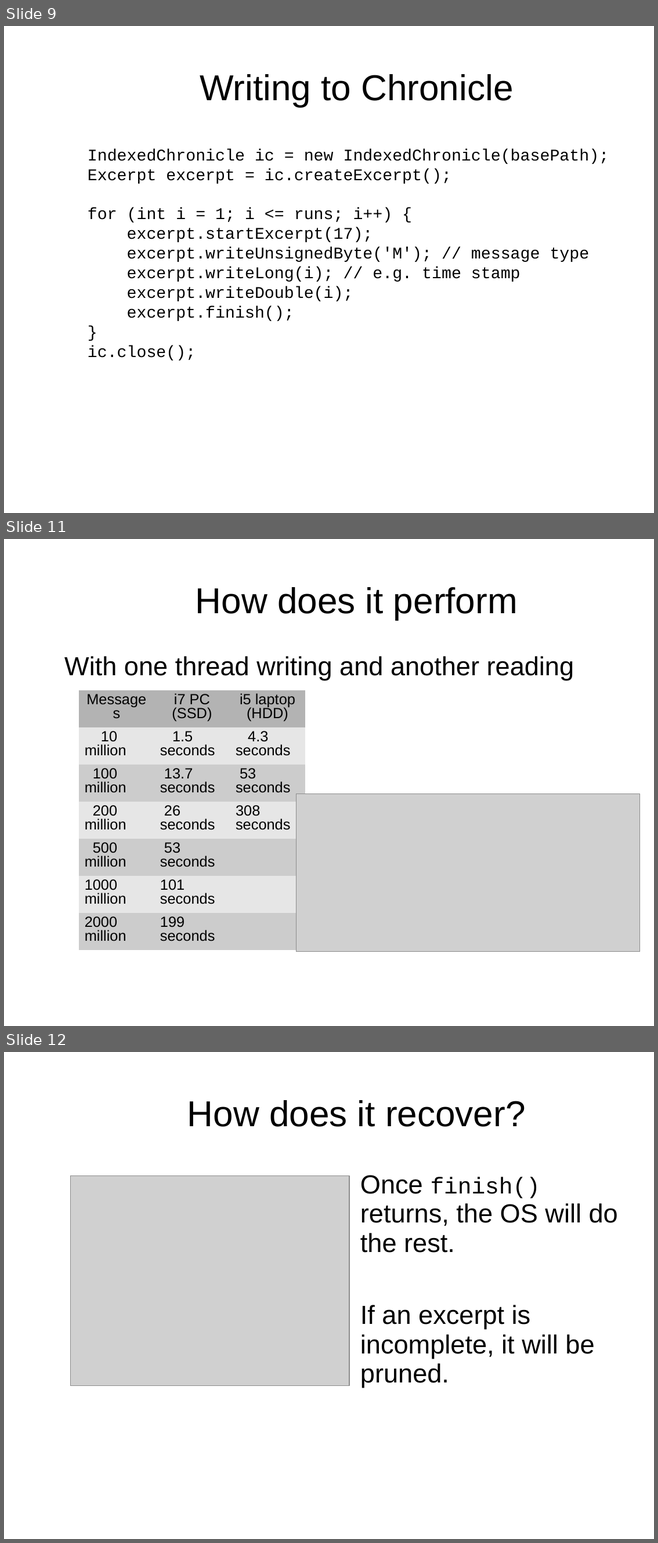
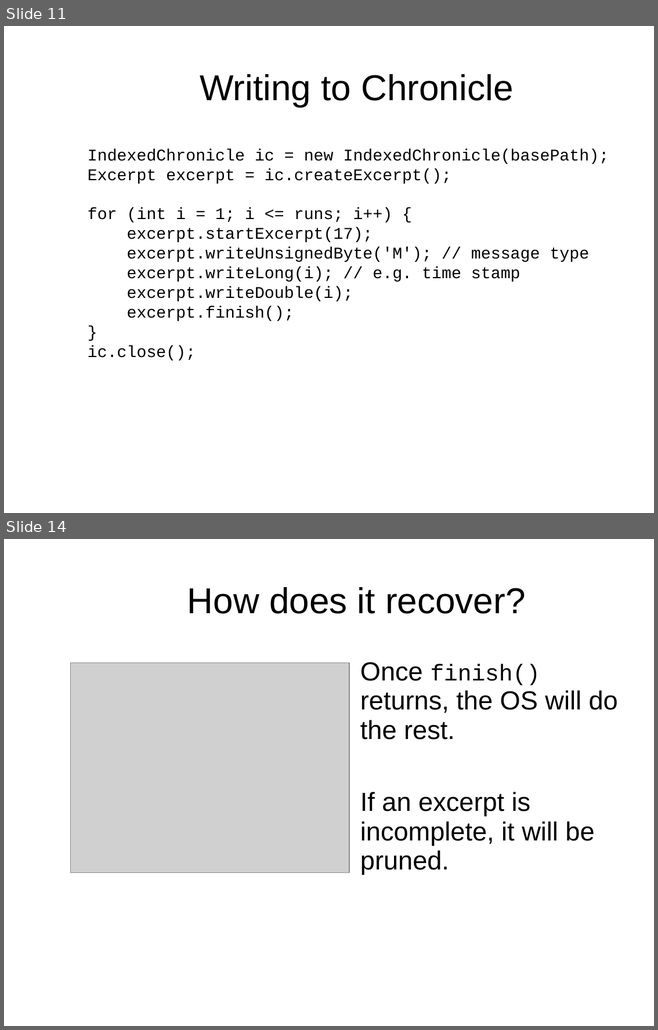
Before and after one commit to Vanilla-Java/Presentations, a slide deck: Introduction to Chronicle.ppt. Shown one above the other, each under a label of ours: slides 9, 11 and 12 before the commit, slides 11 and 14 after it; the slides between them are not shown. The pictures are 658x1543 and 658x1030 pixels, drawn with LibreOffice and Linux fonts; fonts in the diff are those of the drawing; grey boxes stand for pictures; background and template pictures are left out. Boxes give left, top, right and bottom in pixels: in the first picture for what was removed or moved away, otherwise in the second. Text is boxed around its words. In the diff, an @@ line names an element or a change of style, - is before the commit and + after.

Commit message:
Added draft of Writing and Testing

```diff
--- a/Introduction to Chronicle.ppt
+++ b/Introduction to Chronicle.ppt
@@ slide 11 removed at <box>4,539,654,1026</box>, background picture (left out) @@
@@ title removed at <box>195,587,517,620</box> @@
-How does it perform
@@ text removed at <box>64,656,574,681</box> @@
-With one thread writing and another reading
@@ table removed at <box>79,690,305,944</box>, 7 rows, 3 columns @@
-Messages | i7 PC (SSD) | i5 laptop (HDD)
-10 million | 1.5 seconds | 4.3 seconds
-100 million | 13.7 seconds | 53 seconds
-200 million | 26 seconds | 308 seconds
-500 million | 53 seconds | 
-1000 million | 101 seconds | 
-2000 million | 199 seconds | 
@@ picture removed at <box>296,794,640,952</box> @@
@@ what was slide 9 is now slide 11 @@
@@ what was slide 12 is now slide 14 @@
```
Also in this commit, not shown: 13 slides changed, 5 slides added, 1 other file.
